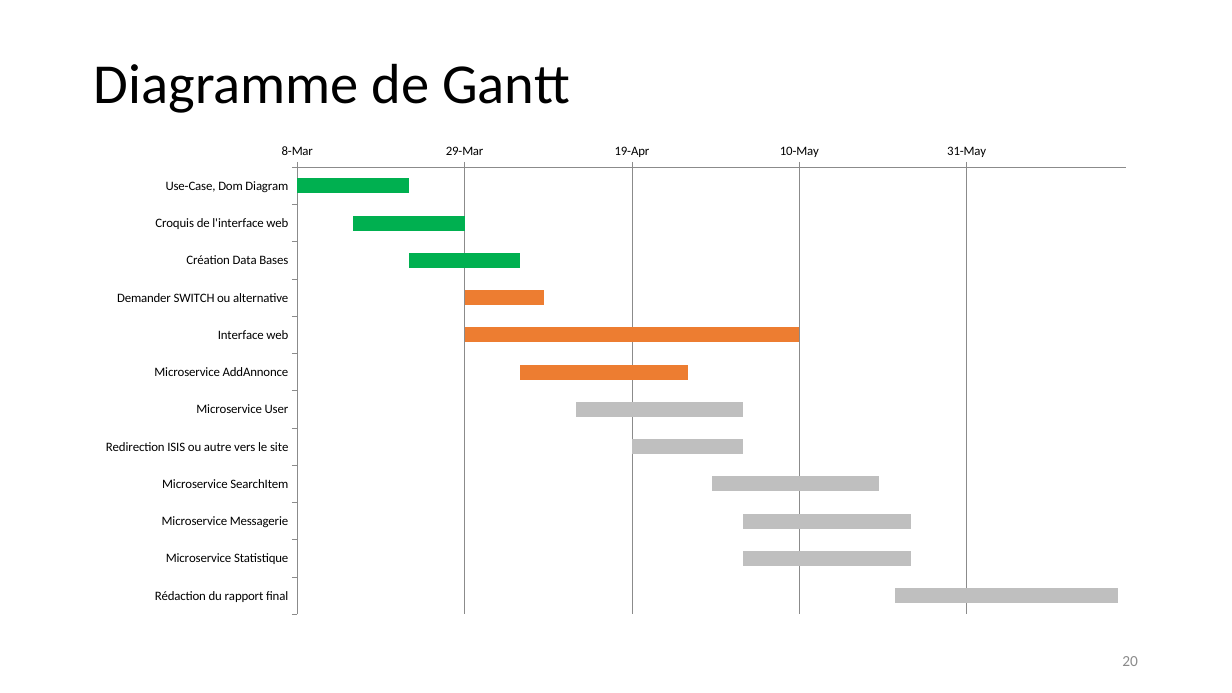
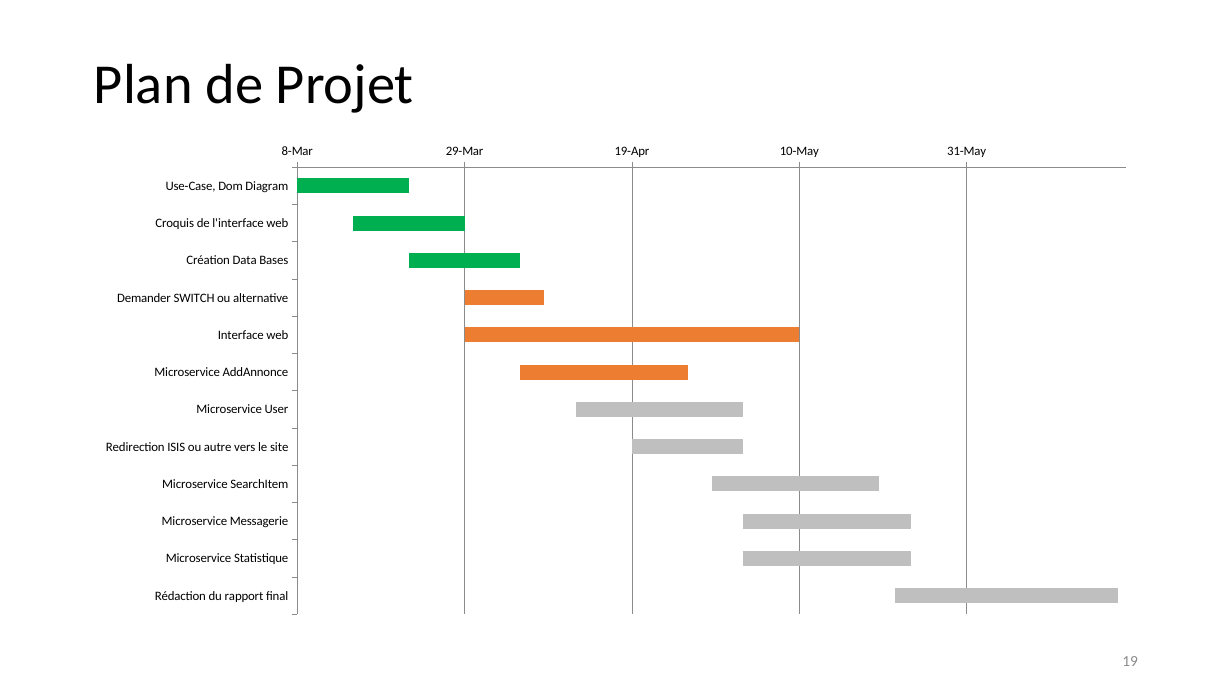
Before and after one commit to unige-pinfo-2019/PInfo1, a slide deck: slide 19 of Docs/UNIbay_DeskPitchFinal.pptx (slide 20 before the commit). Drawn at 1232x693 pixels with LibreOffice and Linux fonts; fonts in the diff are those of the drawing. Boxes give left, top, right and bottom in pixels: in the first picture for what was removed or moved away, otherwise in the second. Text is boxed around its words. In the diff, an @@ line names an element or a change of style, - is before the commit and + after.

```diff
--- a/Docs/UNIbay_DeskPitchFinal.pptx
+++ b/Docs/UNIbay_DeskPitchFinal.pptx
@@ title at (94,63,414,113): text changed @@
-Diagramme de Gantt
+Plan de Projet
@@ page number at (1122,656,1138,666): text changed @@
-20
+19
```
Also in this commit, not shown: 5 other slides changed, 2 slides added, 2 slides removed, 1 other file.
